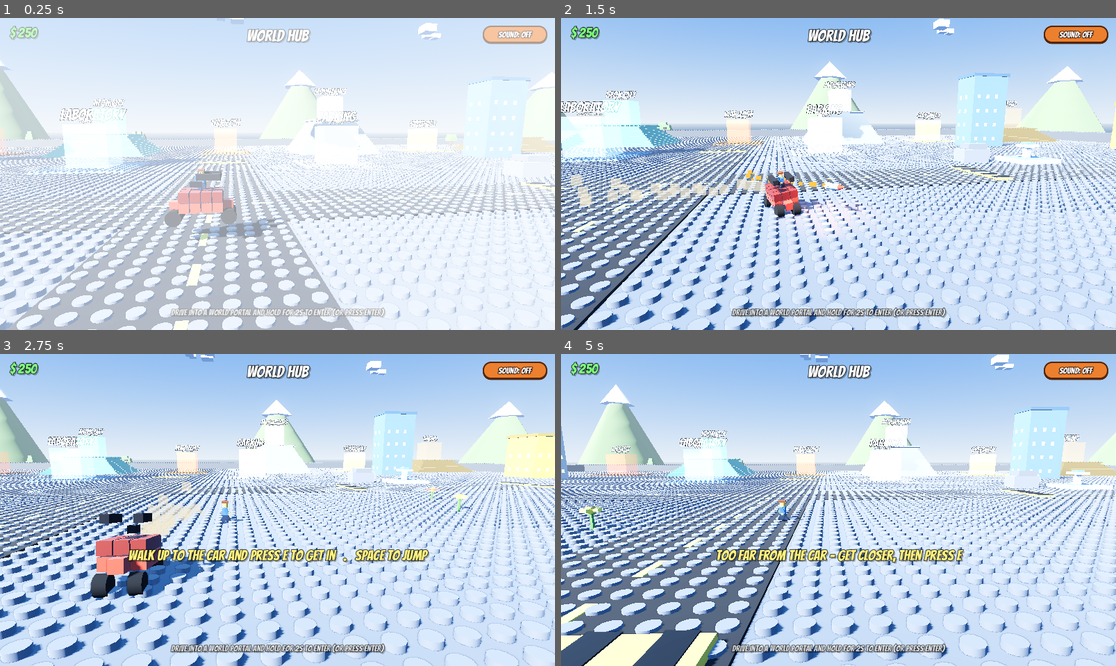
Above: before the commit, frames 1-4 (two rows, left to right).
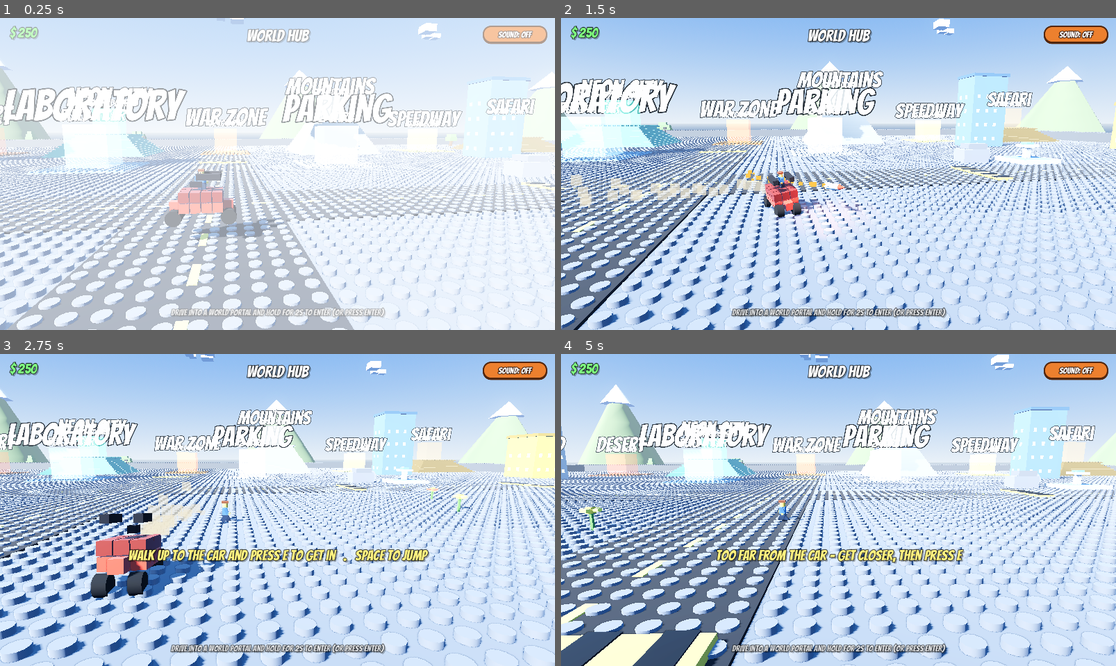
Above: after the commit, the same moments.

Repository: mrshapron/brick-stunt-rally
Game: Godot game, scene res://scenes/hub.tscn
Two runs of this game, one before a commit and one after it. Both use one fixed random seed, a clock stepped at 60 frames per second and the inputs below.
Inputs (mouse positions are in pixels of both pictures, inside the frame that each line leads up to):
- Up to frame 1 (0.25 s): no input
- Up to frame 2 (1.5 s): tap Enter at 0.5, 1.25 s; move the mouse to (960, 158) at 0.52 s; hold Right (move_right) 0.53-1.28 s; tap N (advance) at 0.6 s; click (960, 158) at 0.67 s; move the mouse to (727, 189) at 1.27 s; hold Down (move_down) from 1.28 s (still down); tap Space (fire) at 1.35 s
- Up to frame 3 (2.75 s): tap Enter at 2 s; move the mouse to (333, 441) at 2.02 s; release Down (move_down) at 2.03 s; hold Right (move_right) from 2.03 s (still down); hold E (interact) from 2.03 s (still down)
- Up to frame 4 (5 s): tap Enter at 2.75, 3.5, 4.25 s; move the mouse to (810, 572) at 2.77 s; release Right (move_right) at 2.78 s; release E (interact) at 2.78 s; hold Up (move_up) 2.78-3.53 s; tap F at 2.85 s; click (810, 572) at 2.92 s; move the mouse to (1005, 556) at 3.52 s; hold Left (move_left) from 3.53 s (still down); tap C at 3.6 s; move the mouse to (672, 463) at 4.27 s; tap M at 4.35 s

The runs differ from the first frame. In frame 1, 3.3% of the frame differs, in the area x 0-97%, y 18-36%; in frame 2, 4.6%, in the area x 0-85%, y 16-33%; in frame 3, 3.7%; in frame 4, 4.4%.

Commit message:
Make 3D portal/gate labels much bigger and always visible (no depth test)

Diff:
--- a/scripts/drive_scene.gd
+++ b/scripts/drive_scene.gd
@@ -482,21 +482,23 @@
 
 	var label := Label3D.new()
 	label.text = label_text
-	label.font_size = 200
-	label.pixel_size = 0.012
-	label.position = Vector3(0, size.y * 0.5 + 1.6, 0)
+	label.font_size = 220
+	label.pixel_size = 0.03
+	label.position = Vector3(0, size.y * 0.5 + 3.0, 0)
 	label.billboard = BaseMaterial3D.BILLBOARD_ENABLED
-	label.outline_size = 24
+	label.outline_size = 28
+	label.no_depth_test = true
 	area.add_child(label)
 
 	if sub_text != "":
 		var sub := Label3D.new()
 		sub.text = sub_text
-		sub.font_size = 90
-		sub.pixel_size = 0.012
-		sub.position = Vector3(0, size.y * 0.5 + 0.7, 0)
+		sub.font_size = 120
+		sub.pixel_size = 0.022
+		sub.position = Vector3(0, size.y * 0.5 + 1.5, 0)
 		sub.billboard = BaseMaterial3D.BILLBOARD_ENABLED
-		sub.modulate = Color(1, 1, 1, 0.85)
+		sub.no_depth_test = true
+		sub.modulate = Color(1, 1, 1, 0.9)
 		area.add_child(sub)
 
 	add_child(area)
